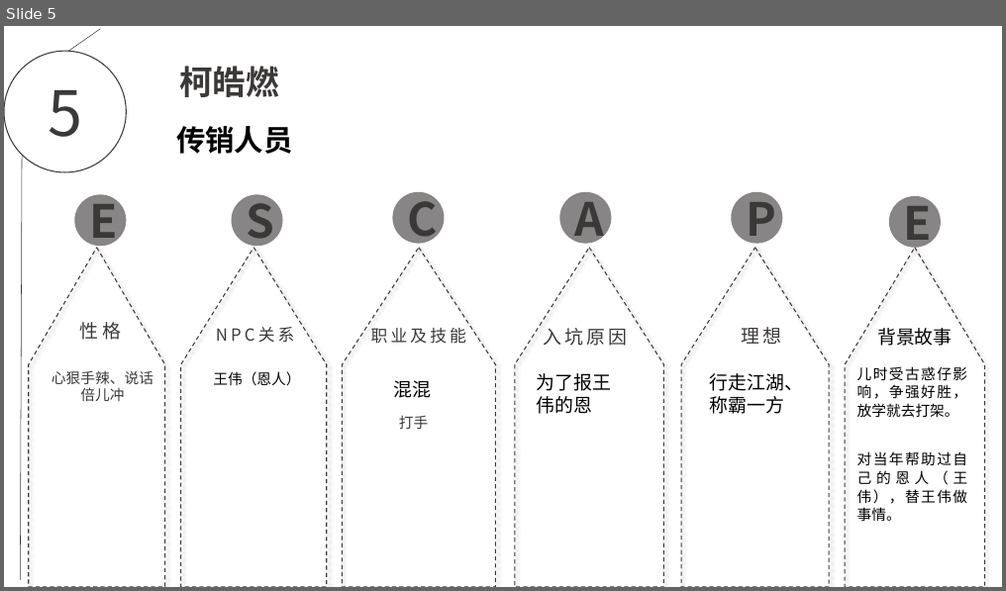
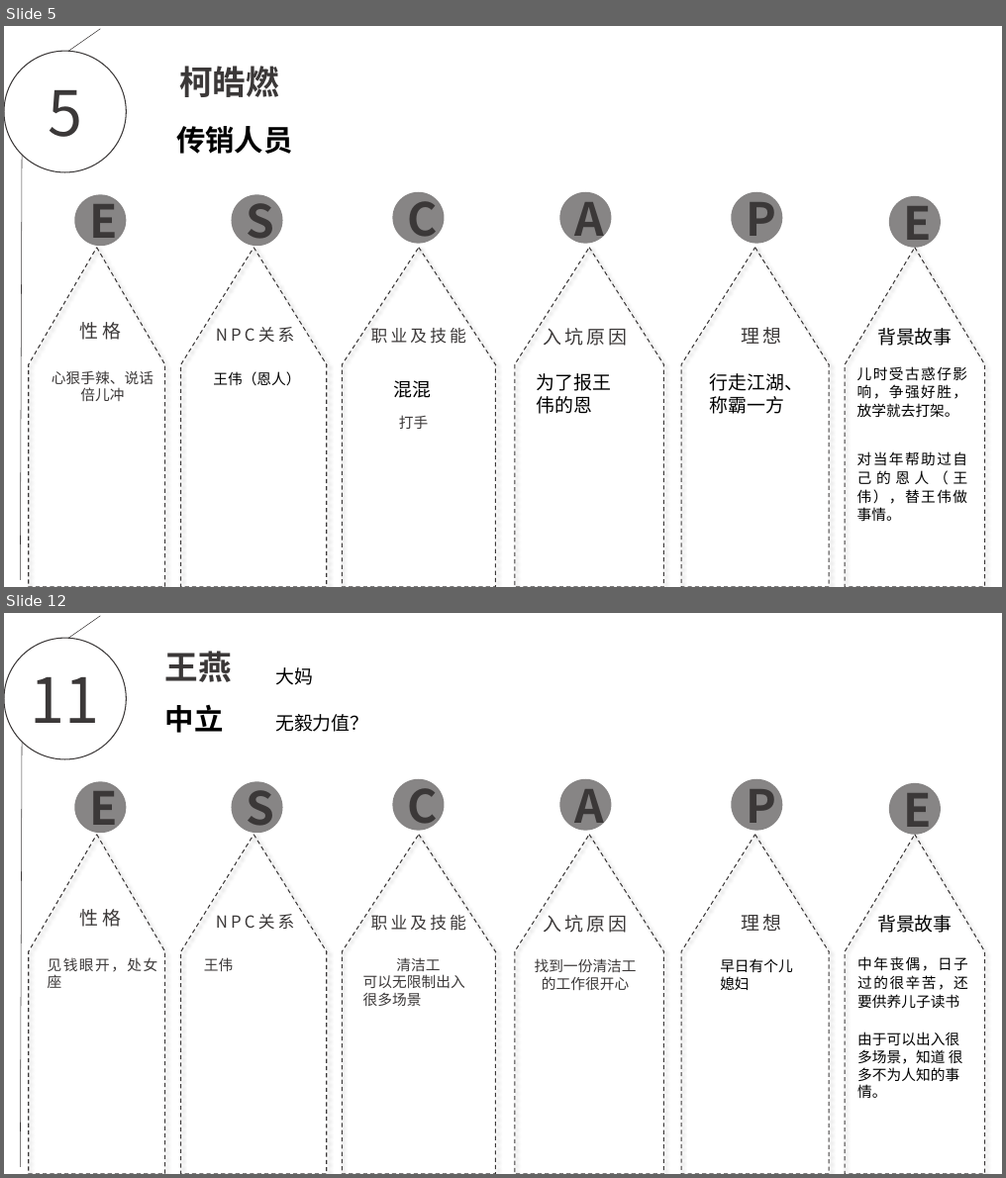
Before and after one commit to EscapeChuanxiao/ChuanXiao, a slide deck: escape.pptx. Shown one above the other, each under a label of ours: slide 5 before the commit, slides 5 and 12 after it; the slides between them are not shown. The pictures are 1006x591 and 1006x1178 pixels, drawn with LibreOffice and Linux fonts; fonts in the diff are those of the drawing; background and template pictures are left out. Boxes give left, top, right and bottom in pixels: in the first picture for what was removed or moved away, otherwise in the second. Text is boxed around its words. In the diff, an @@ line names an element or a change of style, - is before the commit and + after.

```diff
--- a/escape.pptx
+++ b/escape.pptx
@@ slide 12 added at [4, 613, 1002, 1174], background picture (left out) @@
@@ ellipse added at [4, 638, 126, 759], outline #3B3838 1 pt, 60 pt, text #3B3838 @@
+11
@@ line added from (101, 616) to (68, 638), #3B3838 0.5 pt @@
@@ text added at [165, 651, 232, 682], 32 pt, text #3B3838, bold @@
+王燕
@@ text added at [275, 667, 313, 685], 18 pt, text #000000 @@
+大妈
@@ text added at [165, 705, 224, 733], 28 pt, text #000000, bold @@
+中立
@@ text added at [275, 714, 368, 732], 18 pt, text #000000 @@
+无毅力值？
@@ line added from (22, 742) to (21, 1167), #3B3838 0.5 pt @@
@@ ellipse added at [74, 781, 126, 833], fill #3B3838 at 61% opacity, 44 pt, text #3B3838, bold @@
+E
@@ ellipse added at [232, 781, 283, 833], fill #3B3838 at 61% opacity, 44 pt, text #3B3838, bold @@
+S
@@ ellipse added at [392, 779, 445, 831], fill #3B3838 at 61% opacity, 44 pt, text #3B3838, bold @@
+C
@@ ellipse added at [560, 779, 612, 831], fill #3B3838 at 61% opacity, 44 pt, text #3B3838, bold @@
+A
@@ ellipse added at [731, 779, 782, 831], fill #3B3838 at 61% opacity, 44 pt, text #3B3838, bold @@
+P
@@ ellipse added at [889, 783, 941, 835], fill #3B3838 at 61% opacity, 44 pt, text #3B3838, bold @@
+E
@@ freeform shape added at [29, 835, 165, 1174], outline #3B3838 1 pt dashed @@
@@ freeform shape added at [180, 835, 327, 1174], outline #3B3838 1 pt dashed @@
@@ freeform shape added at [343, 835, 496, 1174], outline #3B3838 1 pt dashed @@
@@ freeform shape added at [515, 835, 663, 1174], outline #3B3838 1 pt dashed @@
@@ freeform shape added at [681, 835, 829, 1174], outline #3B3838 1 pt dashed @@
@@ freeform shape added at [845, 835, 985, 1174], outline #3B3838 1 pt dashed @@
@@ text added at [80, 909, 121, 927], 18 pt, text #3B3838 @@
+性格
@@ text added at [216, 914, 295, 929], 16 pt, text #3B3838 @@
+NPC关系
@@ text added at [371, 915, 466, 931], 16 pt, text #3B3838 @@
+职业及技能
@@ text added at [544, 915, 628, 933], 18 pt, text #3B3838 @@
+入坑原因
@@ text added at [742, 914, 782, 931], 18 pt, text #3B3838 @@
+理想
@@ text added at [877, 915, 952, 933], 18 pt, text #000000 @@
+背景故事
@@ text added at [48, 958, 157, 988], 14 pt, text #3B3838 @@
+见钱眼开，处女座
@@ text added at [204, 958, 233, 971], 14 pt, text #3B3838 @@
+王伟
@@ text added at [363, 958, 465, 1006], 14 pt, text #3B3838 @@
+清洁工
+可以无限制出入很多场景
@@ text added at [535, 959, 637, 990], 14 pt, text #3B3838 @@
+找到一份清洁工的工作很开心
@@ text added at [720, 959, 793, 990], 14 pt, text #000000 @@
+早日有个儿媳妇
@@ text added at [857, 957, 968, 1008], 14 pt, text #000000 @@
+中年丧偶，日子过的很辛苦，还要供养儿子读书
@@ text added at [857, 1032, 963, 1098], 14 pt, text #000000 @@
+由于可以出入很多场景，知道 很多不为人知的事情。
```
Also in this commit, not shown: 6 slides changed, 1 other slide added.
